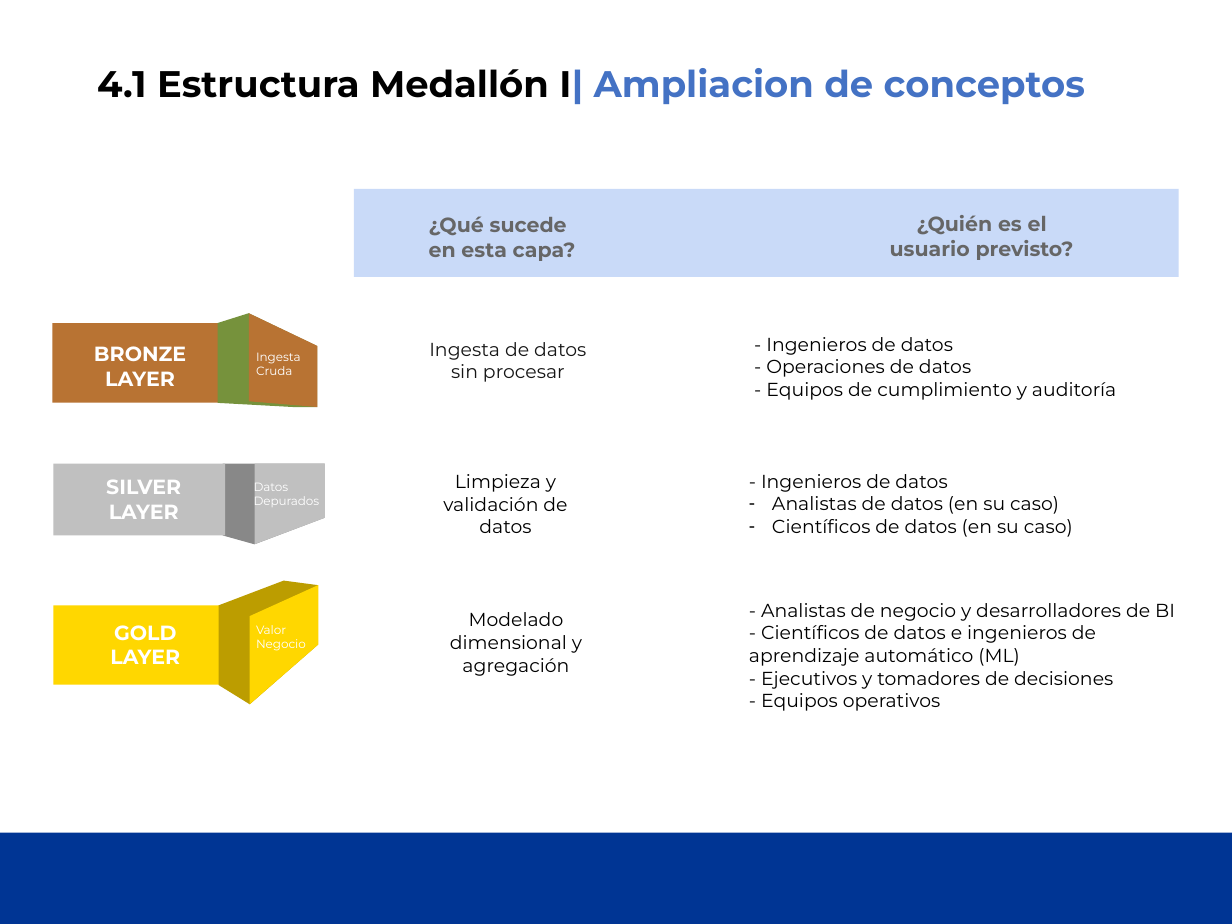
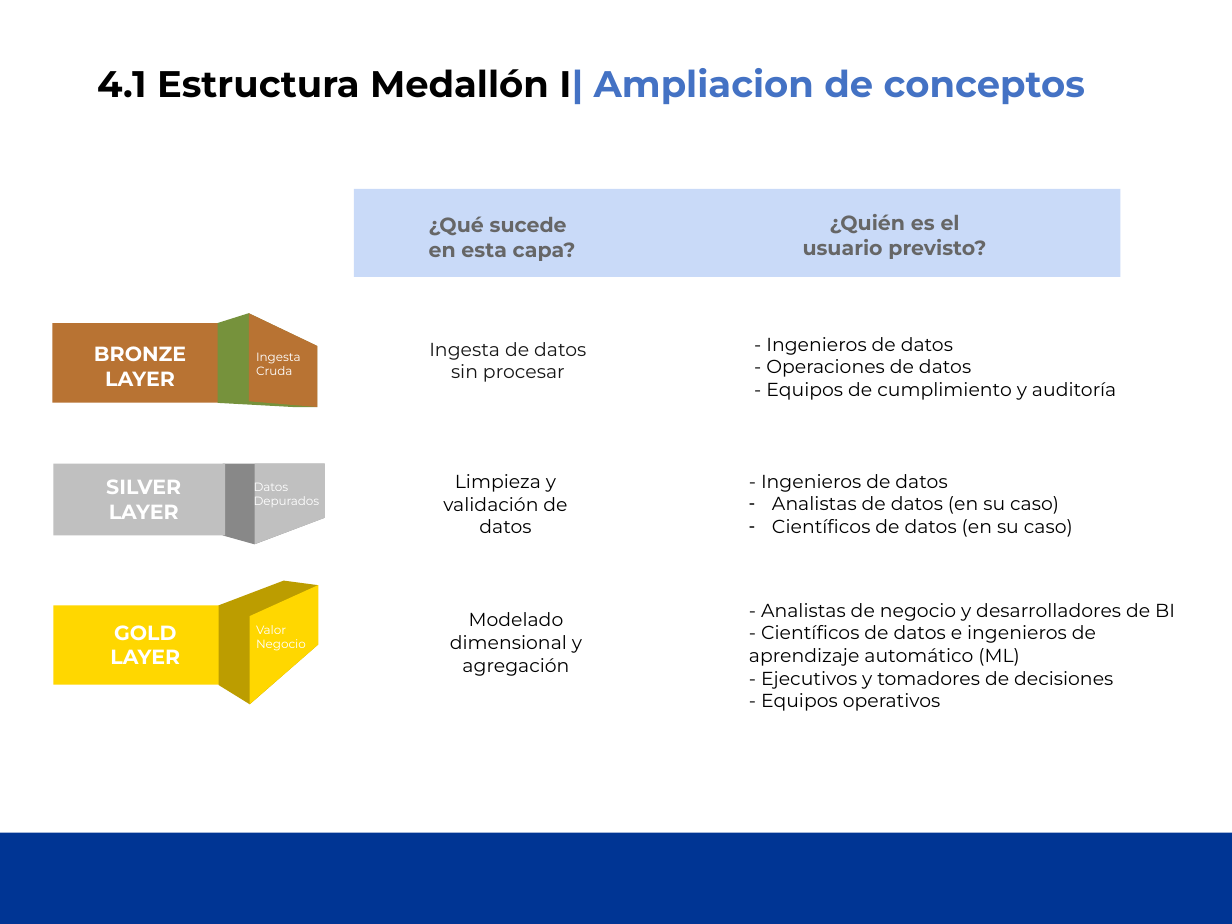
Before and after one commit to jmartinezceste/251101Course_UC_Ceste, a slide deck: slide 8 of UC_Course_Sesion1/UCDatabrick - Sesion 1.pptx. Drawn at 1232x924 pixels with LibreOffice and Linux fonts; fonts in the diff are those of the drawing; background and template pictures are left out. Boxes give left, top, right and bottom in pixels: in the first picture for what was removed or moved away, otherwise in the second. Text is boxed around its words. In the diff, an @@ line names an element or a change of style, - is before the commit and + after.

```diff
--- a/UC_Course_Sesion1/UCDatabrick - Sesion 1.pptx
+++ b/UC_Course_Sesion1/UCDatabrick - Sesion 1.pptx
@@ rectangle: place and size @@
-rectangle at <box>354,188,1178,276</box>
+rectangle at <box>354,188,1120,276</box>
@@ text "¿Quién es el usuario previsto?": place and size @@
-text "¿Quién es el usuario previsto?" at <box>890,215,1074,260</box>
+text "¿Quién es el usuario previsto?" at <box>803,214,986,259</box>
```
Also in this commit, not shown: 3 other slides changed.
